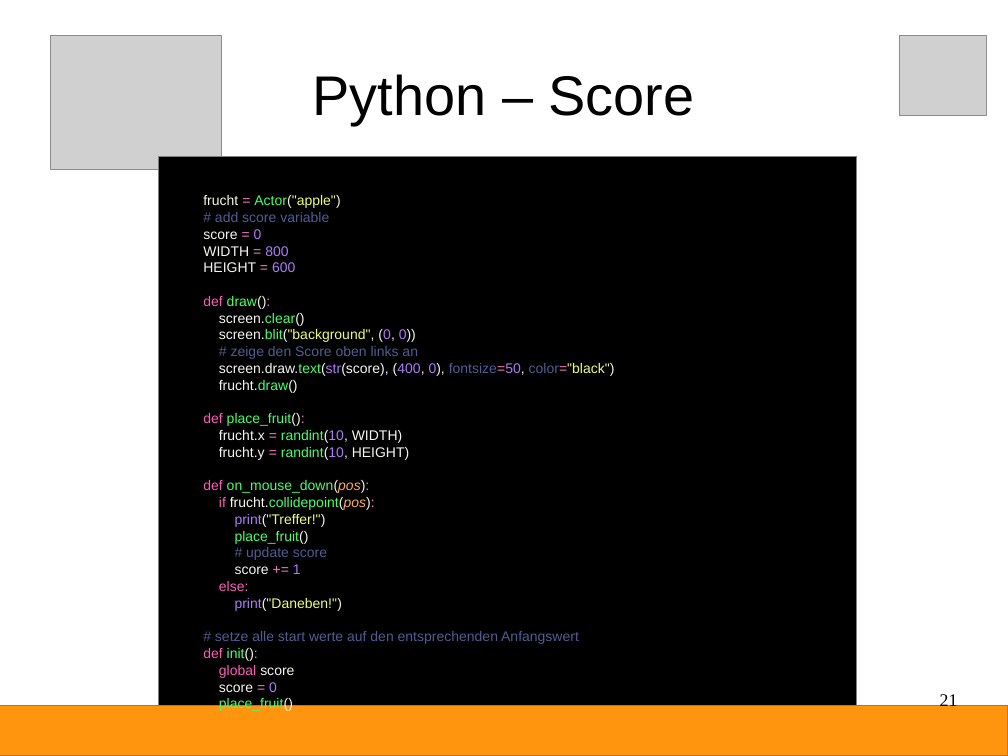
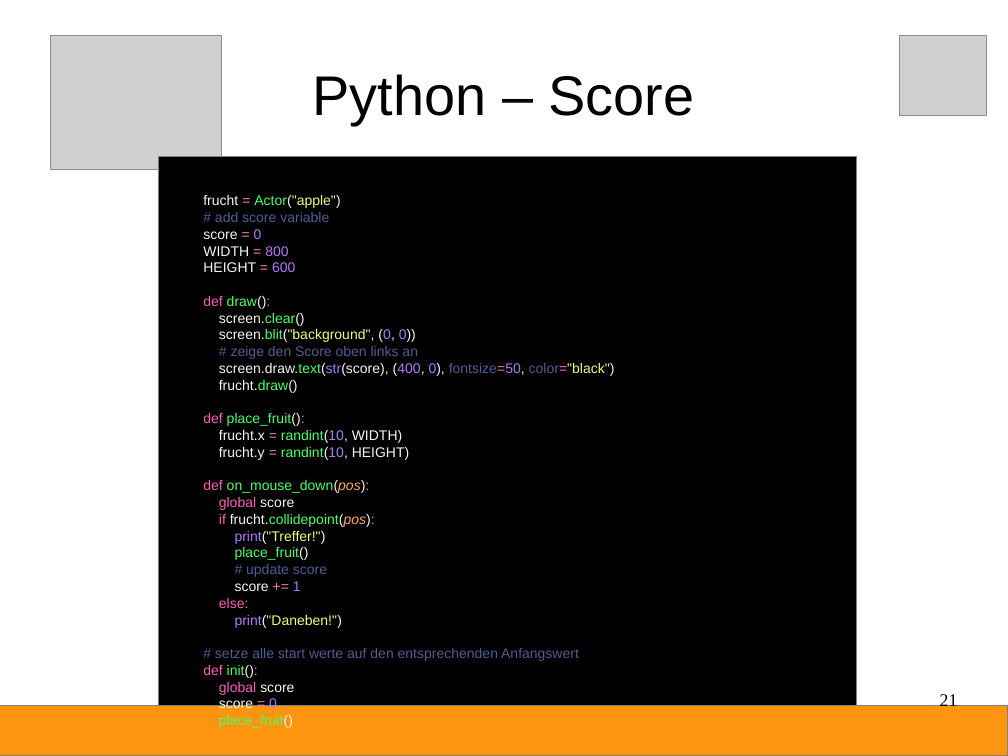
Before and after one commit to Devoxx4KidsDE/python-games, a slide deck: slide 21 of fruchthuhn/Python-Anleitung.odp. Drawn at 1008x756 pixels with LibreOffice and Linux fonts; fonts in the diff are those of the drawing; grey boxes stand for pictures. Boxes give left, top, right and bottom in pixels: in the first picture for what was removed or moved away, otherwise in the second. Text is boxed around its words. In the diff, an @@ line names an element or a change of style, - is before the commit and + after.

```diff
--- a/fruchthuhn/Python-Anleitung.odp
+++ b/fruchthuhn/Python-Anleitung.odp
@@ text at [219,497,294,510]: paragraph added @@
+global score
```
Also in this commit, not shown: 31 other files.
